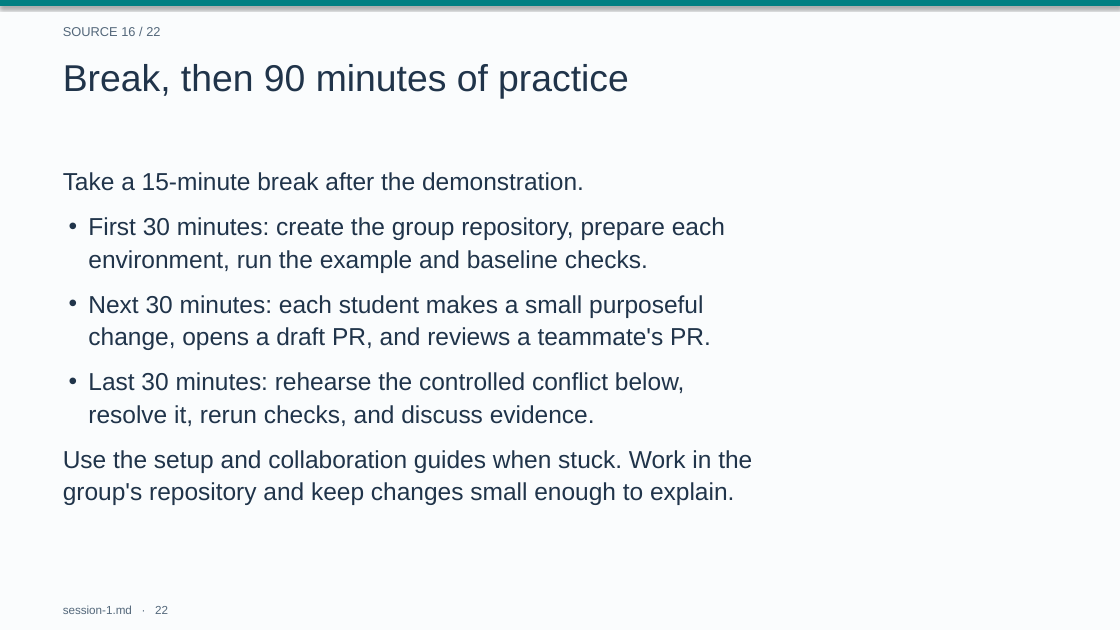
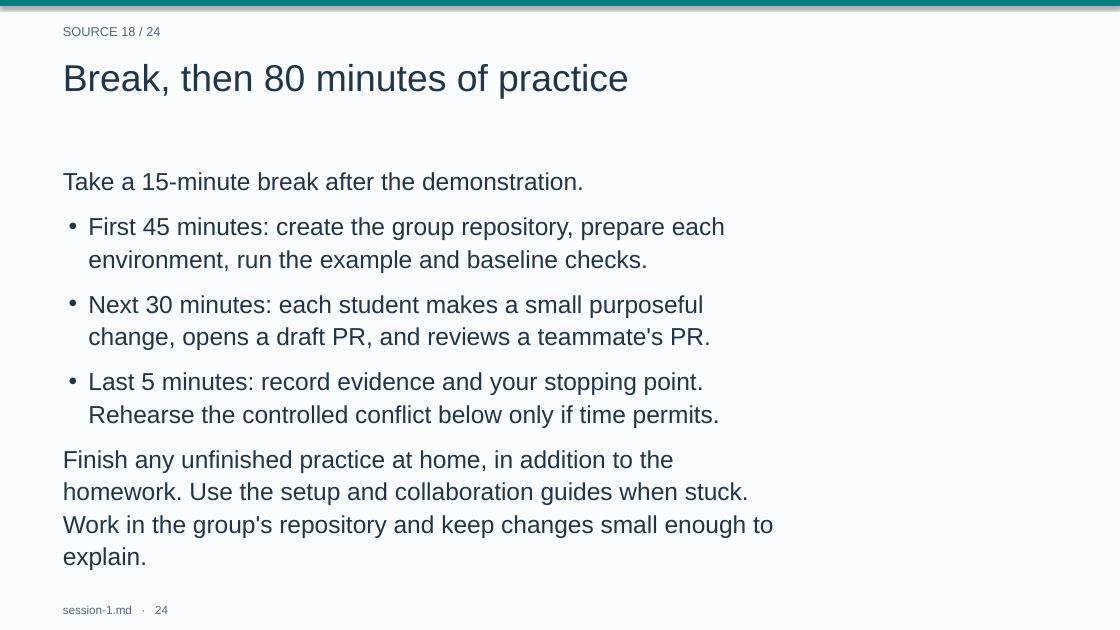
Before and after one commit to drweihungpan-lab/3R-teaching, a slide deck: slide 24 of materials/slides/session-1.pptx (slide 22 before the commit). Drawn at 1120x630 pixels with LibreOffice and Linux fonts; fonts in the diff are those of the drawing. Boxes give left, top, right and bottom in pixels: in the first picture for what was removed or moved away, otherwise in the second. Text is boxed around its words. In the diff, an @@ line names an element or a change of style, - is before the commit and + after.

```diff
--- a/materials/slides/session-1.pptx
+++ b/materials/slides/session-1.pptx
@@ text at (63, 27, 160, 36): text changed @@
-SOURCE 16 / 22
+SOURCE 18 / 24
@@ text at (63, 64, 629, 99): text changed @@
-Break, then 90 minutes of practice
+Break, then 80 minutes of practice
@@ text at (88, 217, 725, 273): text changed @@
-• First 30 minutes: create the group repository, prepare each
-  environment, run the example and baseline checks.
+• First 45 minutes: create the group repository, prepare each
+  environment, run the example and baseline checks.
@@ text at (88, 372, 720, 428): text changed @@
-• Last 30 minutes: rehearse the controlled conflict below,
-  resolve it, rerun checks, and discuss evidence.
+• Last 5 minutes: record evidence and your stopping point.
+  Rehearse the controlled conflict below only if time permits.
@@ text at (63, 450, 773, 570): text changed @@
-Use the setup and collaboration guides when stuck. Work in the
-group's repository and keep changes small enough to explain.
+Finish any unfinished practice at home, in addition to the
+homework. Use the setup and collaboration guides when stuck.
+Work in the group's repository and keep changes small enough to
+explain.
@@ text at (63, 605, 168, 614): text changed @@
-session-1.md · 22
+session-1.md · 24
```
Also in this commit, not shown: 30 other slides changed, 2 slides added, 26 other files.
